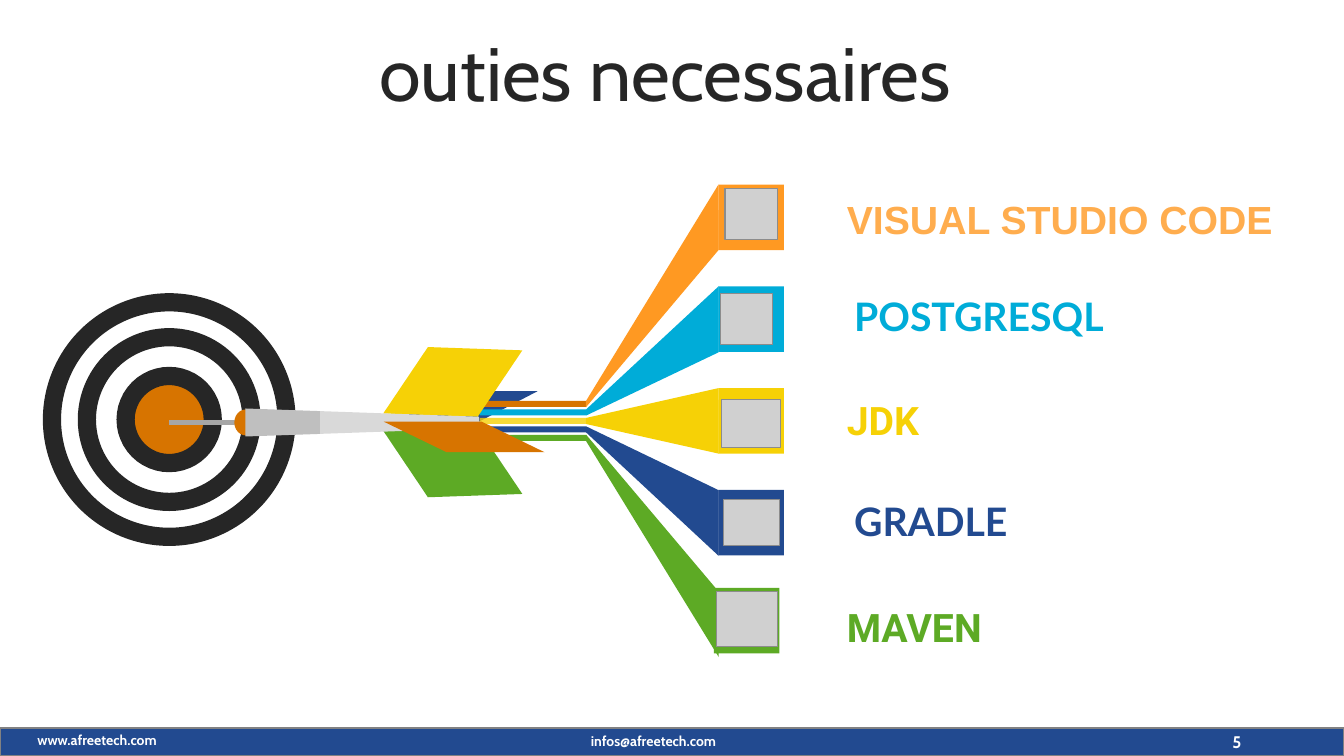
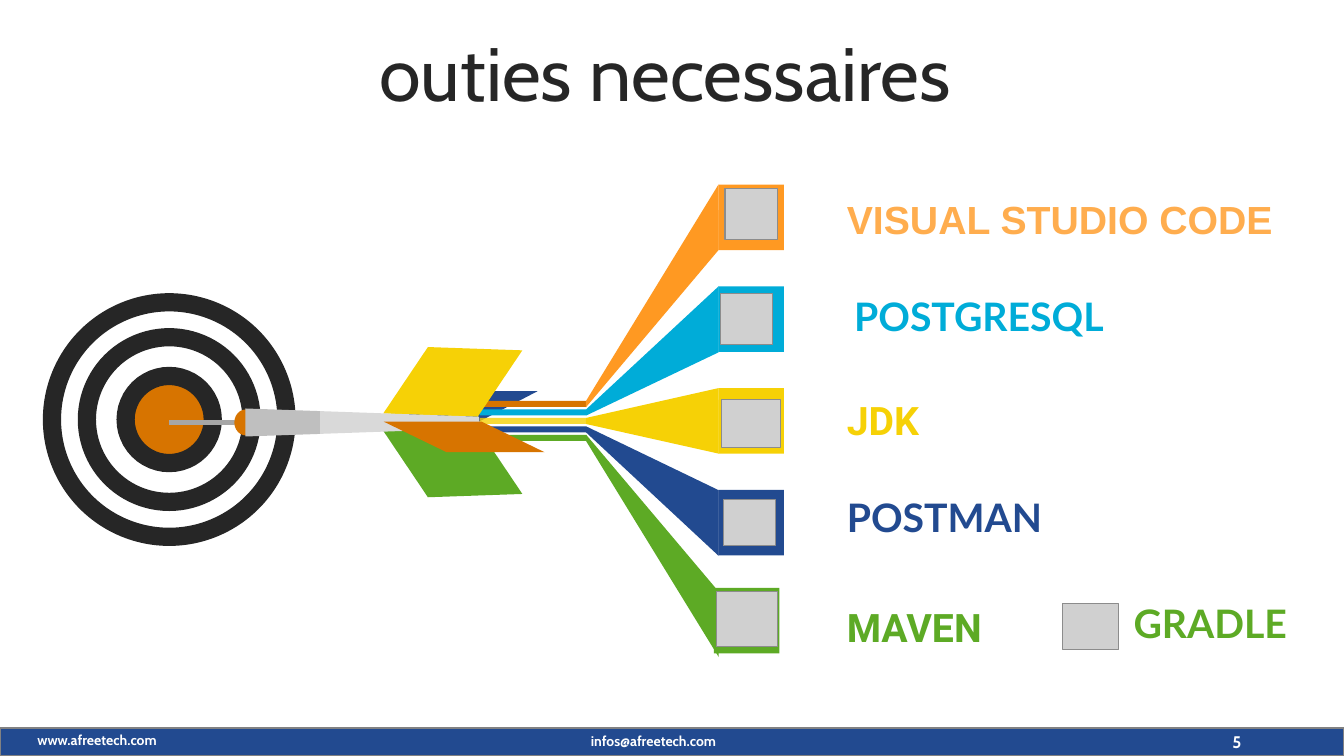
Before and after one commit to maximedorlin/maximedorlin, a slide deck: slide 5 of sprint boot.pptx. Drawn at 1344x756 pixels with LibreOffice and Linux fonts; fonts in the diff are those of the drawing; grey boxes stand for pictures; background and template pictures are left out. Boxes give left, top, right and bottom in pixels: in the first picture for what was removed or moved away, otherwise in the second. Text is boxed around its words. In the diff, an @@ line names an element or a change of style, - is before the commit and + after.

```diff
--- a/sprint boot.pptx
+++ b/sprint boot.pptx
@@ picture added at (723,500,775,546) @@
@@ text added at (847,503,1042,533), 28 pt, text #224A90, bold @@
+POSTMAN
@@ text "GRADLE": place and size @@
-text "GRADLE" at (854,507,1007,537)
+text "GRADLE" at (1134,609,1287,639)
@@ text "GRADLE" at (1134,609,1287,639): text colour #224A90 to #5DAA25 @@
@@ picture: place and size @@
-picture at (724,500,779,545)
+picture at (1063,604,1118,649)
```
Also in this commit, not shown: 7 other slides changed, 3 slides added, 5 slides removed.
